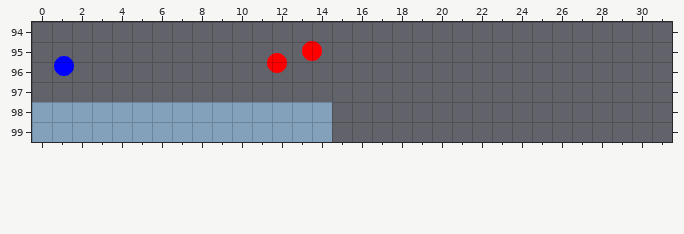
Tiled map: core/assets/maps/geometry.tmx. Above, as it was before the edit.
Cells are 32x32 px. Shown: x 0..31, y 94..99.
After the commit:
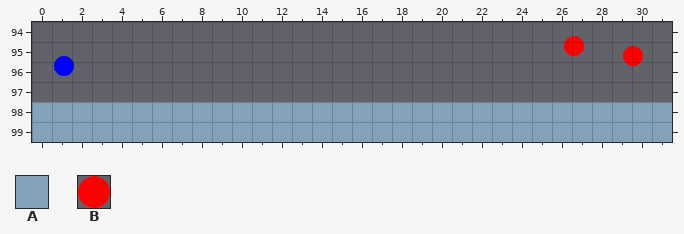
Key: from "level": A 0 "block", B 2 "red_circle".
_ is an empty cell.
Objects are placed by their top-left corner, in cells (3,4 is the top-left corner of cell 3,4); size is 1x1 cell unless given.
Difference:
Layer "Tile Layer 1":
y 98..99: x 15..31 _________________ -> AAAAAAAAAAAAAAAAA
Layer "Actors":
added: B "red_circle" at 26.6,94.7
added: B "red_circle" at 29.6,95.2
removed: B "red_circle" at 13.5,95
removed: B "red_circle" at 11.8,95.6
